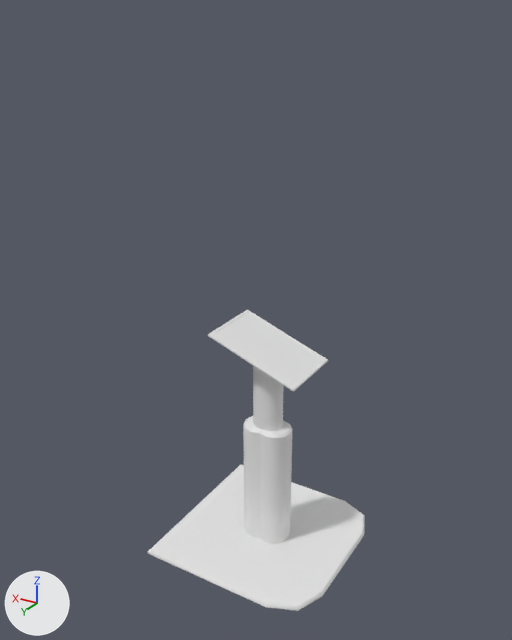
Before and after pictures for a commit that changed the FBX model Assets/_/Project/Art/Models/Interactables/3D_Socle_Tablet.fbx.
Camera for both pictures: a 50 mm lens placed at (-0.77, 1.341, 1.282), pointed at (0.025, 0.016, 0.62). The axes (+X, +Y, +Z) are drawn at lower left. The lights are the same throughout. The first picture is the older version. Where no turn or scale is listed for an object, it has been applied to the vertices. Vertices at exactly the same position are counted once.

Script lines for the objects in view, before the commit:
```python
me_plane_006 = bpy.data.meshes.new('Plane.006')
me_plane_006.from_pydata(...)  # 205 vertices, 178 faces; spans x -0.23..0.228, y -0.229..0.229, z -0.01..0.591
ob_geo_socle = bpy.data.objects.new('Geo_Socle', me_plane_006)
ob_geo_socle.location = (0.0, 0.0, 0.0)
```
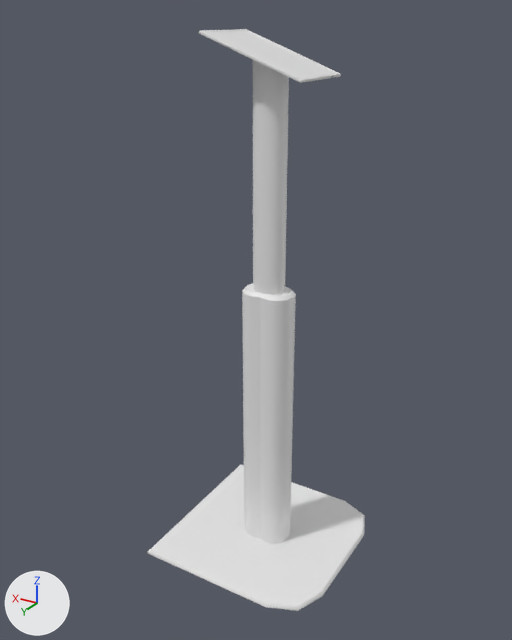
Commit message: fix socle

Patch to the scene script:
```diff
--- a/Assets/_/Project/Art/Models/Interactables/3D_Socle_Tablet.fbx.py
+++ b/Assets/_/Project/Art/Models/Interactables/3D_Socle_Tablet.fbx.py
@@ me_plane_006 @@
 # used by ob_geo_socle; location = (0.0, 0.0, 0.0)
-me_plane_006.from_pydata(...)  # 205 vertices, 178 faces; spans x -0.23..0.228, y -0.229..0.229, z -0.01..0.591
+me_plane_006.from_pydata(...)  # 205 vertices, 178 faces; spans x -0.23..0.228, y -0.229..0.229, z -0.01..1.254
+# me_plane_006 part 1: the loose piece of 45 vertices spanning x -0.119..0.115, y -0.089..0.089, z 0.502..0.591 is moved by (0.0, 0.0, 0.663)
+# me_plane_006 part 2: 35 of the vertices in x -0.065..0.065, y -0.043..0.043, z 0.327..0.334 are moved by (0.0, 0.0, 0.363)
+# me_plane_006 part 3: all 12 vertices in x -0.04..0.038, y -0.031..0.031, z 0.531..0.559 are moved by (0.0, 0.0, 0.662)
+# other edits to the shape of me_plane_006 do not show in these pictures
```

What differs and where, as boxes (x1, y1, x2, y2) in the pictures (512 x 640 px; the box of a moved part takes in the faces that stretch with it):
'Geo_Socle', reshaped (93% taller)
    before: (147, 310, 365, 611)
    after: (147, 29, 365, 611)
part 1 of me_plane_006, moved or reshaped
    before: (208, 310, 328, 392)
    after: (199, 29, 341, 83)
part 2 of me_plane_006, moved or reshaped
    before: (243, 416, 293, 544)
    after: (242, 283, 296, 544)
part 3 of me_plane_006, moved or reshaped
    before: (253, 366, 284, 431)
    after: (253, 60, 289, 295)
